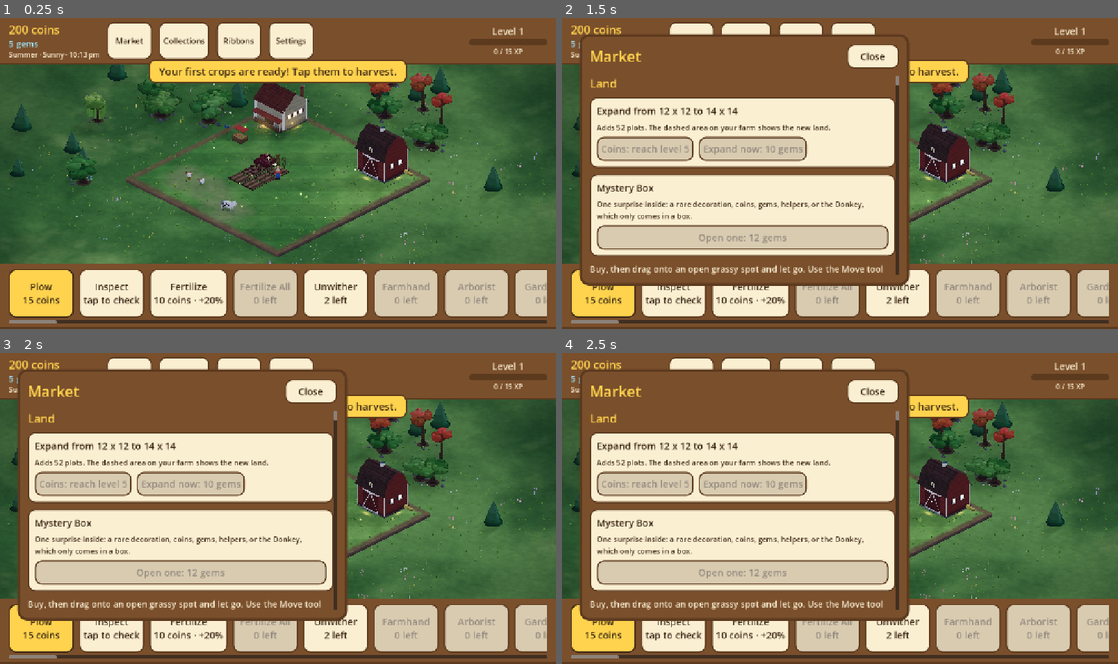
Above: before the commit, frames 1-4 (two rows, left to right).
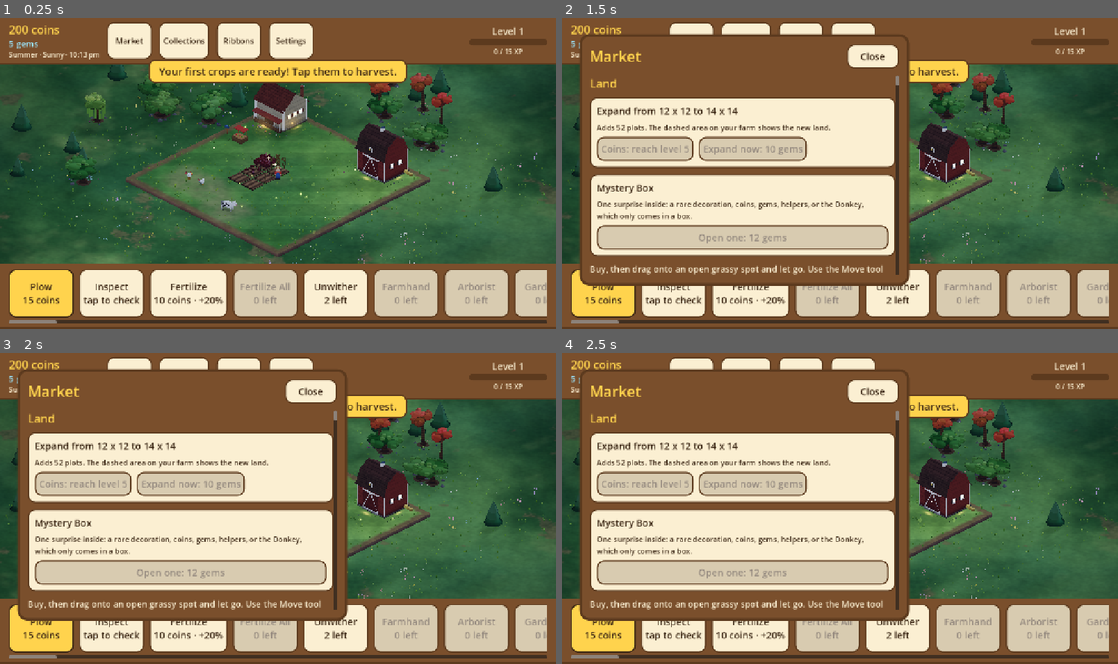
Above: after the commit, the same moments.

Repository: aniket-patra-1998/farm-game
Game: Godot game, scene res://scenes/main.tscn
The game is run twice, just before and just after one commit, with the same random seed, the same clock (stepped at 60 frames per second) and the same inputs.
Inputs:
- Up to frame 1 (0.25 s): no input
- Up to frame 2 (1.5 s): click "Market" at 0.5 s; click "Collections" at 1.25 s
- Up to frame 3 (2 s): no input
- Up to frame 4 (2.5 s): click "Ribbons" at 2 s

The runs differ from the first frame. In frame 1, 0.2% of the frame differs, in the area x 0-100%, y 24-80%; in frame 2, less than 0.1%; in frame 3, less than 0.1%; in frame 4, less than 0.1%.

Commit message:
Ground: cooler hollows, mottle, ragged bare-earth patches, deeper meadow green; paths: worn dirt with pebbles, shaded bricks, irregular stepping stones, each tile its own
Co-Authored-By: Claude Sonnet 5.5 <noreply@anthropic.com>
Claude-Session: https://claude.ai/code/session_014fNSr1LTa4ZmUtF6K6voar

Diff:
--- a/scripts/world3d/decor_model.gd
+++ b/scripts/world3d/decor_model.gd
@@ -38,7 +38,7 @@
 	var col := Color.html(str(it.get("color", "#a8743f")))
 	match id:
 		"dirt_path", "brick_path", "stone_path":
-			_path(root, id, col)
+			_path(root, id, col, int(o.get("uid", 0)))
 		"wooden_fence", "white_picket_fence":
 			_fence_run(root, id == "white_picket_fence", col)
 		"hedge":
@@ -359,34 +359,43 @@
 
 
 ## Path tiles: packed dirt, laid bricks, or flagstones, flush with the grass.
-static func _path(root: Node3D, id: String, col: Color) -> void:
+static func _path(root: Node3D, id: String, col: Color, seed_value: int) -> void:
+	var rng := RandomNumberGenerator.new()
+	rng.seed = seed_value * 7919 + hash(id)
 	match id:
 		"dirt_path":
-			ModelKit.box(
-				root,
-				Vector3(0.02, 0, 0.02),
-				Vector3(0.98, 0.012, 0.98),
-				ModelKit.surface(col, "plaster", 0.0),
-				false
-			)
+			# Trodden earth: a darker edge, a paler worn middle, a few pebbles and a bare patch or two, each tile
+			# its own (its uid seeds it). The edge stays on the tile line so tiles still join up.
+			ModelKit.box(root, Vector3(0.02, 0, 0.02), Vector3(0.98, 0.012, 0.98),
+				ModelKit.surface(col.darkened(0.12), "plaster", 0.0), false)
+			for i in 2:
+				var worn := ModelKit.cylinder(root, Vector3(rng.randf_range(0.3, 0.7), 0.012, rng.randf_range(0.3, 0.7)),
+					rng.randf_range(0.22, 0.34), 0.006, ModelKit.paint(col.lightened(rng.randf_range(0.04, 0.12))), -1.0, 9)
+				worn.scale = Vector3(rng.randf_range(1.1, 1.5), 1.0, 1.0)
+				worn.rotation.y = rng.randf() * PI
+			for i in rng.randi_range(3, 6):
+				ModelKit.facet_ball(root, Vector3(rng.randf_range(0.08, 0.92), 0.012, rng.randf_range(0.08, 0.92)),
+					rng.randf_range(0.015, 0.035), ModelKit.paint(Color("#9a948a").darkened(rng.randf() * 0.2)),
+					Vector3(1.2, 0.6, 1.0))
 		"brick_path":
-			ModelKit.box(
-				root,
-				Vector3(0.02, 0, 0.02),
-				Vector3(0.98, 0.016, 0.98),
-				ModelKit.surface(col, "stone", 0.0),
-				false
-			)
+			# Four by four bricks in two or three shades, a little darker in the joints.
+			ModelKit.box(root, Vector3(0.02, 0, 0.02), Vector3(0.98, 0.008, 0.98),
+				ModelKit.paint(col.darkened(0.35)), false)
+			for i in 4:
+				for j in 4:
+					var shade := ModelKit.paint(col.lightened(0.05).darkened(rng.randi_range(0, 2) * 0.1))
+					var lo := Vector3(0.03 + i * 0.235, 0.0, 0.03 + j * 0.235)
+					ModelKit.box(root, lo, lo + Vector3(0.21, 0.016, 0.21), shade, false)
 		_:
-			var rng := _rng(id)
 			for i in 3:
 				for j in 3:
-					var p := Vector3(
-						0.18 + 0.32 * i + rng.randf_range(-0.03, 0.03),
-						0.008,
-						0.18 + 0.32 * j + rng.randf_range(-0.03, 0.03)
-					)
-					ModelKit.ball(root, p, 0.14, ModelKit.paint(col.darkened(rng.randf() * 0.2)), Vector3(1, 0.1, 1))
+					var p := Vector3(0.18 + 0.32 * i + rng.randf_range(-0.05, 0.05), 0.008,
+						0.18 + 0.32 * j + rng.randf_range(-0.05, 0.05))
+					var r := rng.randf_range(0.11, 0.16)
+					var stone := ModelKit.cylinder(root, p - Vector3(0, 0.008, 0), r, 0.03,
+						ModelKit.paint(col.lightened(0.1).darkened(rng.randf() * 0.25)), r * 0.82, 7)
+					stone.scale = Vector3(1.0, 1.0, rng.randf_range(0.8, 1.2))
+					stone.rotation.y = rng.randf() * PI
 
 
 ## One tile of fence along its middle (it lines up with fences on the next tiles).
--- a/scripts/world3d/ground_3d.gd
+++ b/scripts/world3d/ground_3d.gd
@@ -57,8 +57,9 @@
 	meadow_grass.set_shader_parameter("checker", 0.0)
 	meadow_grass.set_shader_parameter("dryness", 0.32)
 	meadow_grass.set_shader_parameter("patchy", 0.5)
-	meadow_grass.set_shader_parameter("grass_light", Color(0.43, 0.60, 0.25))
-	meadow_grass.set_shader_parameter("grass_dark", Color(0.25, 0.41, 0.16))
+	meadow_grass.set_shader_parameter("bare_amount", 0.6)
+	meadow_grass.set_shader_parameter("grass_light", Color(0.38, 0.56, 0.25))
+	meadow_grass.set_shader_parameter("grass_dark", Color(0.19, 0.35, 0.15))
 	_meadow = MeshInstance3D.new()
 	var plane := PlaneMesh.new()
 	_meadow.mesh = plane
--- a/shaders/ground3d.gdshader
+++ b/shaders/ground3d.gdshader
@@ -15,6 +15,9 @@
 uniform vec3 verge : source_color = vec3(0.50, 0.37, 0.22);
 uniform float mow = 0.09;       // how much alternate bands differ
 uniform float patchy = 0.0;     // the meadow: how strongly patches of lush and thin grass differ
+uniform float bare_amount = 0.0; // the meadow: how much bare earth shows in worn patches (0 on the farm lawn)
+uniform vec3 bare : source_color = vec3(0.47, 0.37, 0.22);
+uniform vec3 cool : source_color = vec3(0.22, 0.45, 0.28); // damp hollows lean blue-green
 // What stands on the farm (Ground3D): R darkens the grass round things that block the sky, G wears it to
 // trodden straw and earth. shade_rect is the map's corner and size in tiles.
 uniform sampler2D shade_map : filter_linear, repeat_disable;
@@ -55,7 +58,14 @@
 	float broad = fbm(p * 0.18);
 	float fine = noise(p * 3.1) * 0.5 + noise(p * 7.3) * 0.5;
 	vec3 col = mix(grass_dark, grass_light, smoothstep(0.25, 0.75, broad));
+	// Hollows: cooler, deeper green, so the lawn isn't one hue with lighter and darker patches.
+	col = mix(col, cool * (0.75 + 0.5 * broad), 0.4 * smoothstep(0.45, 0.8, fbm(p * 0.13 + 50.0)));
 	col = mix(col, dry, dryness * smoothstep(0.55, 0.85, fbm(p * 0.37 + 11.0)));
+	// A mottle in between the broad patches and the grain, so a stretch of lawn has a texture to it.
+	col *= 0.94 + 0.12 * fbm(p * 1.1 + 70.0);
+	// Bare earth where the meadow is trodden thin: ragged-edged patches, rare.
+	float earth = smoothstep(0.66, 0.74, fbm(p * 0.5 + 7.0) + (fine - 0.5) * 0.12);
+	col = mix(col, bare * (0.85 + 0.3 * fine), earth * bare_amount);
 	col *= 0.92 + 0.16 * fine;
 	col *= 1.0 + patchy * (fbm(p * 0.09 + 31.0) - 0.5);
 	if (farm_n > 0.0) {
